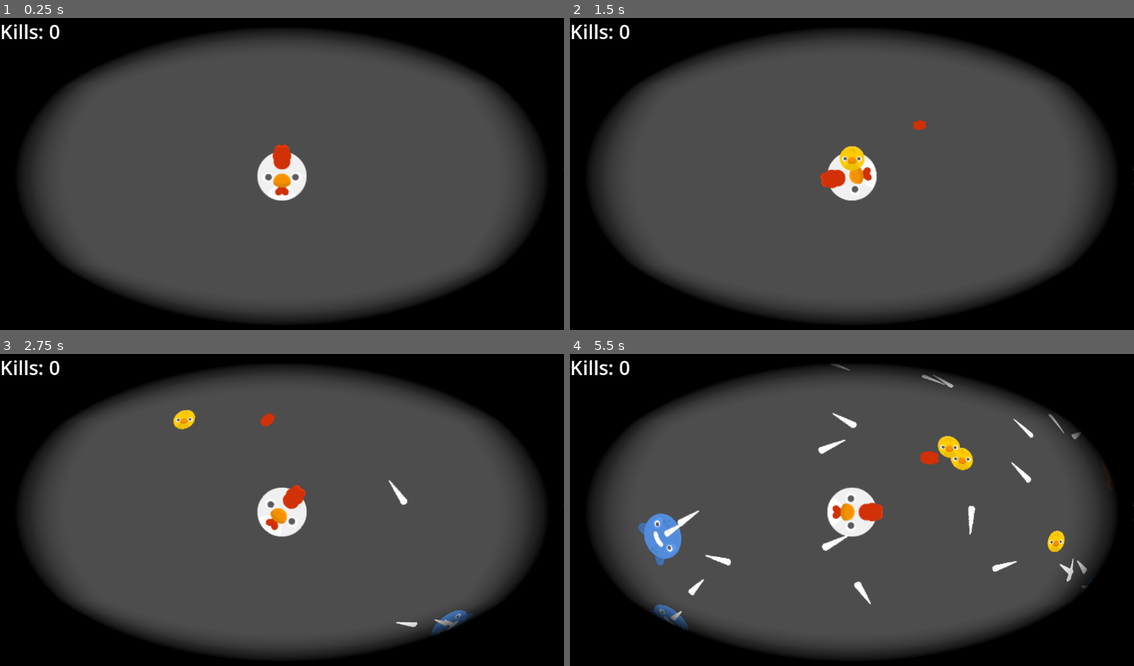
Above: before the commit, frames 1-4 (two rows, left to right).
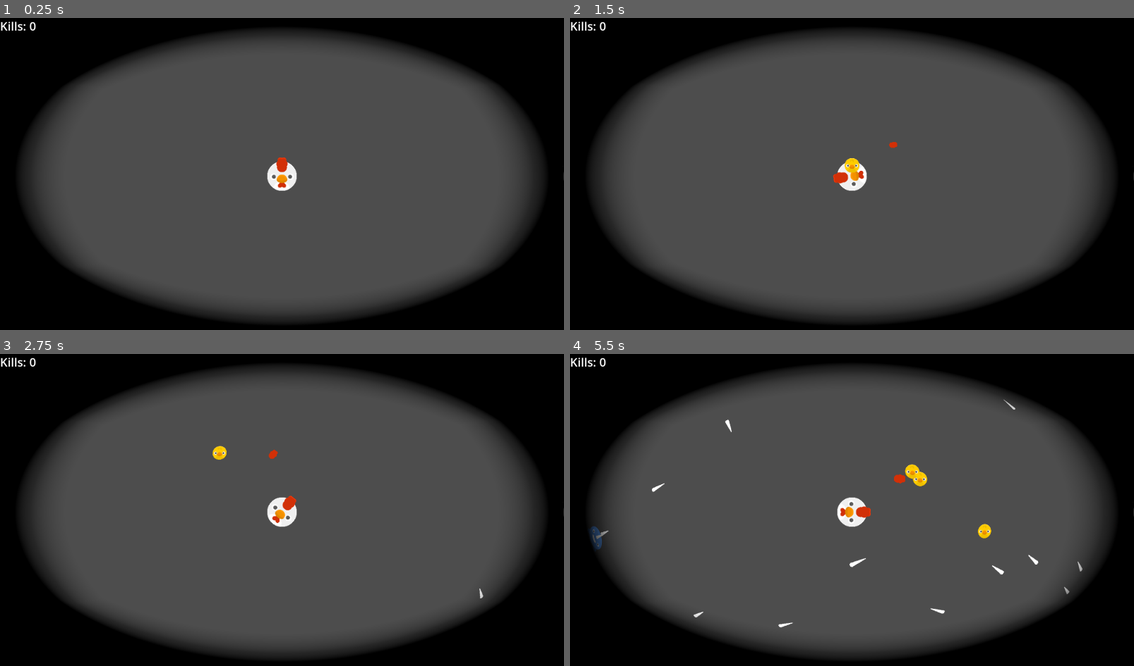
Above: after the commit, the same moments.

Repository: team-faucet/GMTK2024
Game: Godot game, scene res://main.tscn
The game is run twice, just before and just after one commit, with the same random seed, the same clock (stepped at 60 frames per second) and the same inputs.
Inputs (mouse positions are in pixels of both pictures, inside the frame that each line leads up to):
- Up to frame 1 (0.25 s): no input
- Up to frame 2 (1.5 s): tap Enter at 0.5 s; move the mouse to (976, 161) at 0.52 s; hold Right (ui_right) 0.53-1.28 s; click (976, 161) at 0.6 s; move the mouse to (739, 192) at 1.27 s; hold Down (ui_down) from 1.28 s (still down); right-click (739, 192) at 1.35 s
- Up to frame 3 (2.75 s): move the mouse to (338, 441) at 2.02 s; release Down (ui_down) at 2.03 s; hold Right (ui_right) from 2.03 s (still down); click (338, 441) at 2.1 s
- Up to frame 4 (5.5 s): move the mouse to (823, 575) at 2.77 s; release Right (ui_right) at 2.78 s; hold Up (ui_up) 2.78-3.53 s; right-click (823, 575) at 2.85 s; move the mouse to (1021, 559) at 3.52 s; hold Left (ui_left) 3.53-5.03 s; click (1021, 559) at 3.6 s; move the mouse to (682, 463) at 4.27 s; right-click (682, 463) at 4.35 s; move the mouse to (880, 513) at 5.02 s; hold Down (ui_down) from 5.03 s (still down); click (880, 513) at 5.1 s

The runs differ from the first frame. In frame 1, 1.2% of the frame differs, in the area x 0-100%, y 1-59%; in frame 2, 1.4%; in frame 3, 2.0%; in frame 4, 4.7%, in the area x 0-100%, y 1-89%.

Commit message:
added background, made game fullscreen, mouse now captured in window

Diff:
--- a/Weapons/mine.tscn
+++ b/Weapons/mine.tscn
@@ -16,7 +16,7 @@
 
 [node name="DamageComponent" parent="." instance=ExtResource("2_2ha2g")]
 collision_mask = 4
-damage = 100.0
+damage = 50.0
 
 [node name="CollisionShape2D" type="CollisionShape2D" parent="DamageComponent"]
 shape = SubResource("CircleShape2D_6sdjp")
--- a/main.tscn
+++ b/main.tscn
@@ -1,10 +1,11 @@
-[gd_scene load_steps=6 format=3 uid="uid://bgxvnovy4lvo6"]
+[gd_scene load_steps=7 format=3 uid="uid://bgxvnovy4lvo6"]
 
 [ext_resource type="PackedScene" uid="uid://bpwxsgg7pjtyq" path="res://Entities/player.tscn" id="1_yeh4v"]
 [ext_resource type="PackedScene" uid="uid://cxmv5tq3abdm2" path="res://Entities/Enemies/narwhal.tscn" id="2_g56pr"]
 [ext_resource type="Script" path="res://Scripts/gamelogic.gd" id="3_8xds2"]
 [ext_resource type="PackedScene" uid="uid://btq50rc85pr5g" path="res://Entities/Enemies/bear.tscn" id="4_iwx7t"]
 [ext_resource type="PackedScene" uid="uid://cwewglf2dgij" path="res://UI/kill_count_label.tscn" id="5_i63ss"]
+[ext_resource type="PackedScene" uid="uid://b1d7muwnj2yxk" path="res://background.tscn" id="6_ndo83"]
 
 [node name="Main" type="Node2D"]
 
@@ -19,3 +20,7 @@
 [node name="CanvasLayer" type="CanvasLayer" parent="."]
 
 [node name="KillCountLabel" parent="CanvasLayer" instance=ExtResource("5_i63ss")]
+
+[node name="Background" parent="." node_paths=PackedStringArray("player") instance=ExtResource("6_ndo83")]
+player = NodePath("../Player")
+texture_scale = 2.0
--- a/project.godot
+++ b/project.godot
@@ -17,6 +17,12 @@
 [autoload]
 
 StatTracker="*res://Scripts/stat_tracker.gd"
+SceneManager="*res://Scripts/scene_manager.gd"
+
+[display]
+
+window/size/viewport_width=1920
+window/size/viewport_height=1080
 
 [input]
 
